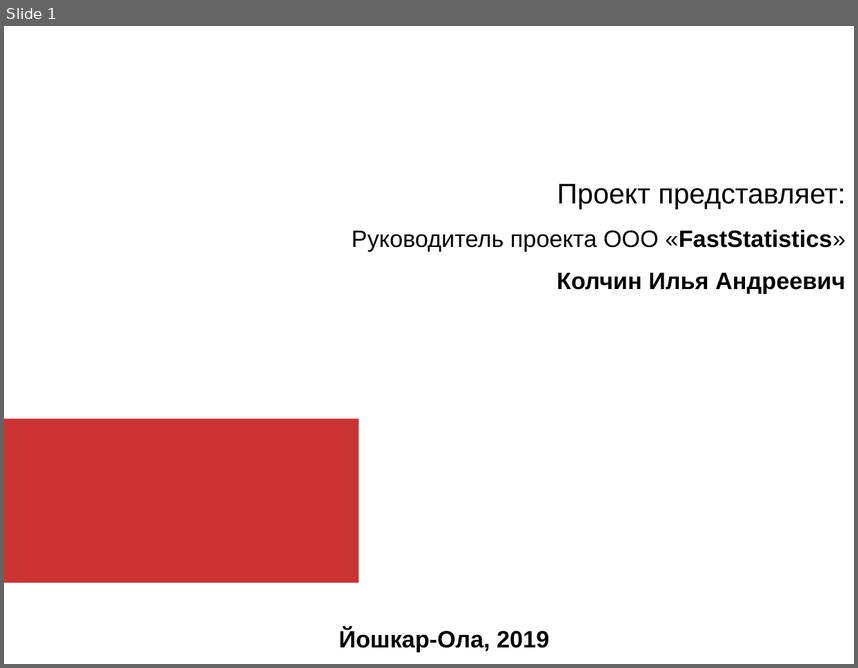
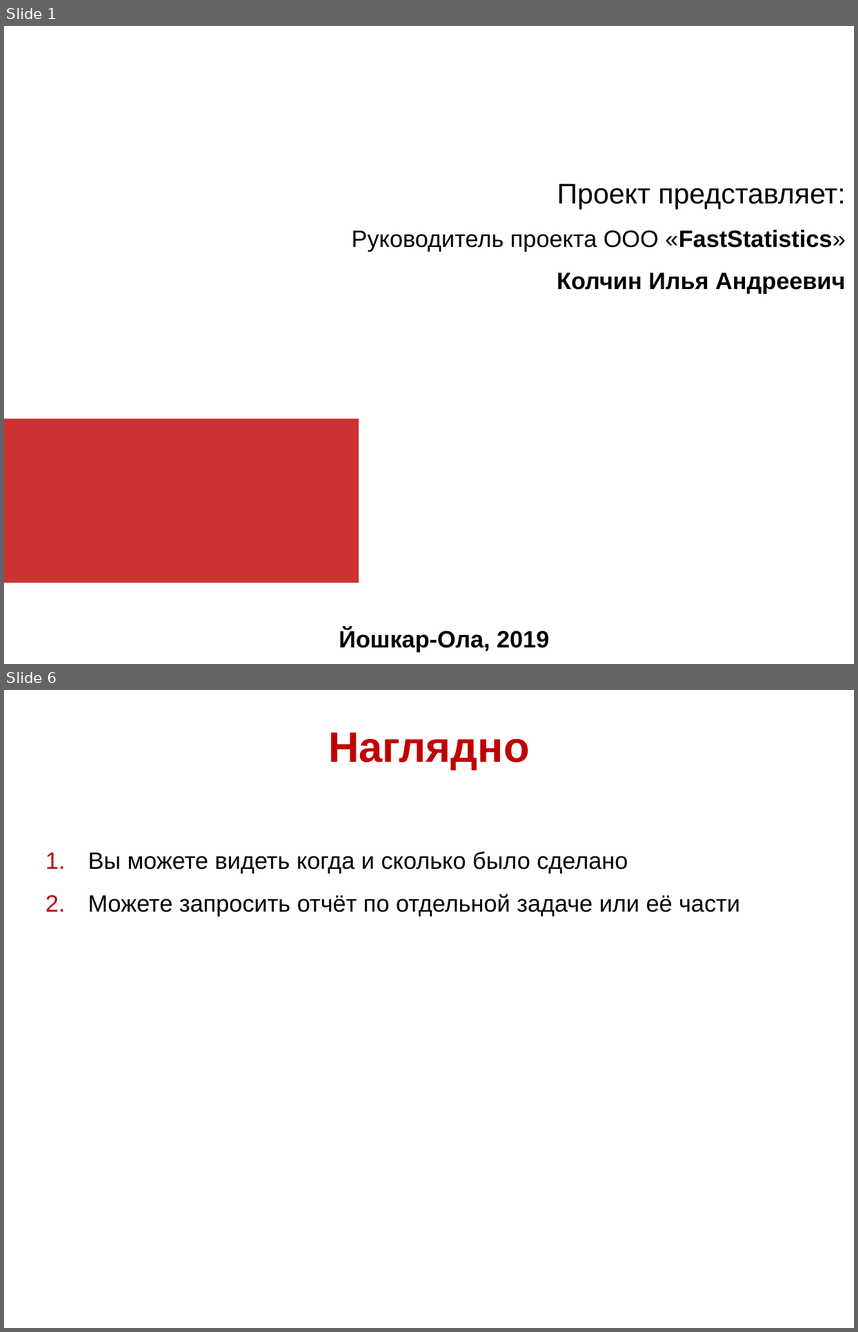
Before and after one commit to 7kia/InternetEntrepreneurship, a slide deck: Колчин.ppt. Shown one above the other, each under a label of ours: slide 1 before the commit, slides 1 and 6 after it; the slides between them are not shown. The pictures are 858x668 and 858x1332 pixels, drawn with LibreOffice and Linux fonts; fonts in the diff are those of the drawing; background and template pictures are left out. Boxes give left, top, right and bottom in pixels: in the first picture for what was removed or moved away, otherwise in the second. Text is boxed around its words. In the diff, an @@ line names an element or a change of style, - is before the commit and + after.

```diff
--- a/Колчин.ppt
+++ b/Колчин.ppt
@@ slide 6 added at (4,690,854,1328), background picture (left out) @@
@@ text added at (328,732,530,770), 36 pt, text #C00000, bold @@
+Наглядно
@@ text added at (88,851,740,916), 20 pt, text #000000 @@
+1. Вы можете видеть когда и сколько было сделано
+2. Можете запросить отчёт по отдельной задаче или её части
```
Also in this commit, not shown: 1 slide changed, 5 other slides added, 7 slides removed, 1 other file.
